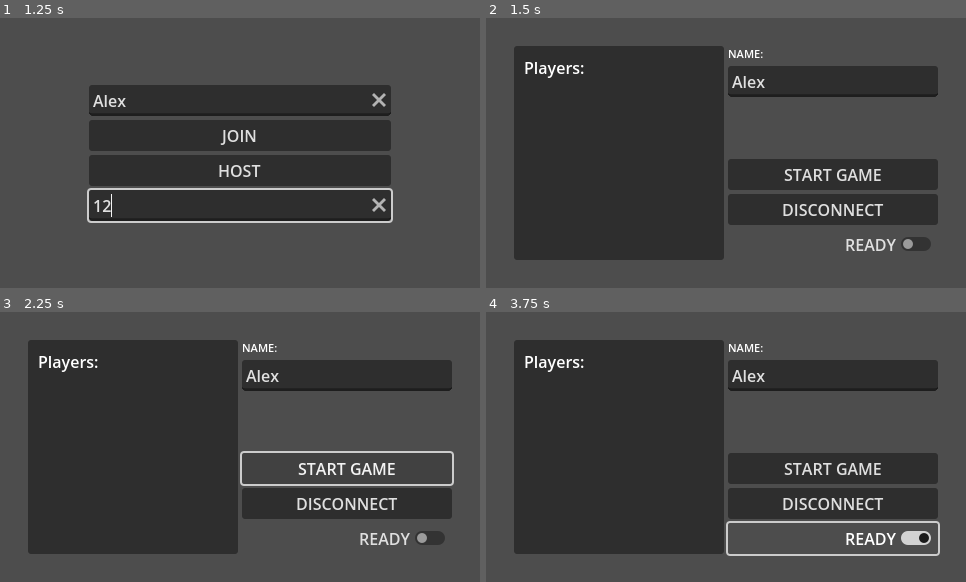
Above: before the commit, frames 1-4 (two rows, left to right).
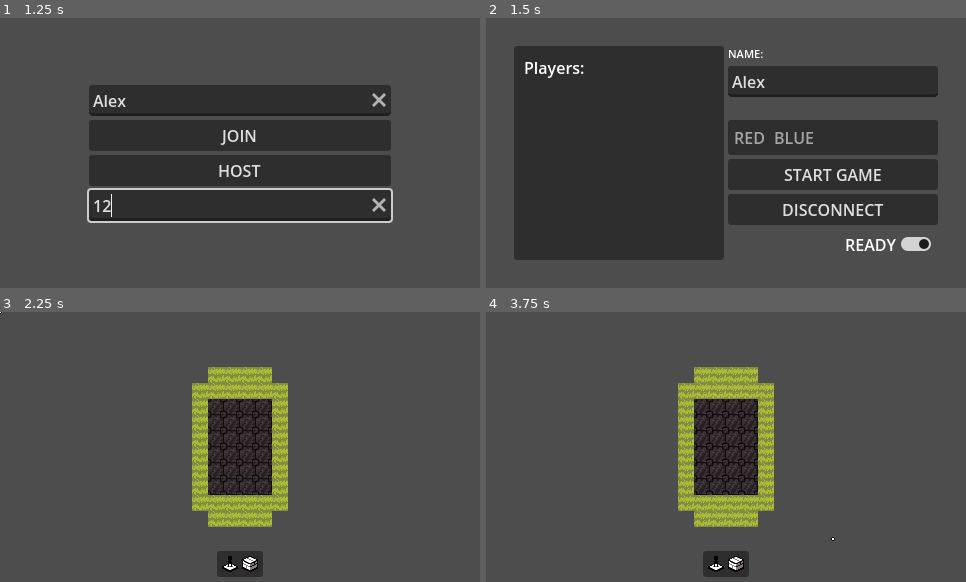
Above: after the commit, the same moments.

Repository: ToxicPoison/tiny-multi
Game: Godot game, scene res://main_menu/main_menu.tscn
Same seed, same stepped clock (60 frames per second), same inputs: the game is played once before the commit and once after it.
Inputs (mouse positions are in pixels of both pictures, inside the frame that each line leads up to):
- Up to frame 1 (1.25 s): click (240, 101) at 0.52 s; type "Alex" at 0.6 s; click (240, 204) at 0.75 s; type "12" at 0.83 s
- Up to frame 2 (1.5 s): click "HOST" at 1.25 s
- Up to frame 3 (2.25 s): click "START GAME" at 2 s
- Up to frame 4 (3.75 s): click (831, 468) at 2.75 s, where only the run before the commit has a clickable "START GAME"; click (831, 538) at 3.5 s, where only the run before the commit has a clickable "READY"

Frame 1 is identical in both runs. In frame 2, 6.0% of the frame differs, in the area x 50-95%, y 37-87%; in frame 3, 49%; in frame 4, 52%, in the area x 5-95%, y 10-99%.

Commit message:
Added multiplayer in the game
And a camera which works independently, and some UI, and a team option, etc etc

Diff:
--- /dev/null
+++ b/game/camera.gd
@@ -0,0 +1,19 @@
+extends Camera2D
+
+enum state {UNCONTROLLED, FOLLOW_PLAYER}
+
+const CAMERA_SPEED := 70.0
+const CAMERA_WIGGLE_ROOM := 1000.0
+
+var camera_target_position := Vector2.ZERO
+var player : Object = null
+var mode := state.FOLLOW_PLAYER
+
+func _process(delta):
+	match mode:
+		state.UNCONTROLLED:
+			pass
+		state.FOLLOW_PLAYER:
+			if player and camera_target_position.distance_squared_to(player.global_position) > CAMERA_WIGGLE_ROOM:
+				camera_target_position = camera_target_position.move_toward(player.global_position, CAMERA_SPEED * delta)
+				global_position = camera_target_position.round()
--- a/game/game.gd
+++ b/game/game.gd
@@ -1,26 +1,39 @@
 extends Node2D
 
-const CAMERA_SPEED := 70.0
-const CAMERA_WIGGLE_ROOM := 1000.0
+var player_scene := preload("res://player/player.tscn")
+@onready var player_root = $Players
+@onready var crosshair = $UILayer/UI/Crosshair
+@onready var camera = $Camera2D
 
-@onready var crosshair = $CanvasLayer/Control/Crosshair
-@onready var camera = $Camera2D
-@onready var player = $Player
-
-var camera_target_position := Vector2.ZERO
 
 func _ready():
+	ServerSingleton.player_loaded.rpc_id(1)
+	if ServerSingleton.is_multiplayer_authority():
+		ServerSingleton.connect("players_loaded_in_new_scene", start_game)
+
 	Input.mouse_mode = Input.MOUSE_MODE_HIDDEN
 
-	await get_tree().create_timer(1).timeout
-	$Player.tilemap = $PlatformBasic
-	print($Player.tilemap)
+
+func start_game():
+	setup.rpc()
+
+@rpc("authority", "call_local", "reliable")
+func setup():
+	spawn_players()
+
+func spawn_players():
+	for player in ServerSingleton.players:
+		var new_player = player_scene.instantiate()
+		new_player.set_name(String.num_int64(player))
+		player_root.add_child(new_player)
+		new_player.set_multiplayer_authority(player)
+		if player == ServerSingleton.get_multiplayer_authority():
+			new_player.position = Vector2(100.0, 0.0)
+			new_player.set_modulate(Color.GREEN_YELLOW)
+			print("ICE CREAM")
+			print(player)
+
 
 func _input(event):
 	if event is InputEventMouseMotion:
 		crosshair.position = event.position
-
-func _process(delta):
-	if camera and player and camera_target_position.distance_squared_to(player.global_position) > CAMERA_WIGGLE_ROOM:
-		camera_target_position = camera_target_position.move_toward(player.global_position, CAMERA_SPEED * delta)
-		camera.global_position = camera_target_position.round()
--- a/game/game.tscn
+++ b/game/game.tscn
@@ -1,22 +1,19 @@
-[gd_scene load_steps=5 format=3 uid="uid://bxji14bicgi2j"]
+[gd_scene load_steps=7 format=3 uid="uid://bxji14bicgi2j"]
 
 [ext_resource type="Script" path="res://game/game.gd" id="1_etppp"]
 [ext_resource type="PackedScene" uid="uid://5ji0dqxf885x" path="res://level/platform_basic.tscn" id="1_xliap"]
-[ext_resource type="PackedScene" uid="uid://bj2ngu58tnci0" path="res://player/player.tscn" id="2_tgm3d"]
 [ext_resource type="Texture2D" uid="uid://ddoc80u0atg32" path="res://player/crosshair.png" id="4_jtugh"]
+[ext_resource type="Texture2D" uid="uid://b37s3u4oxppxo" path="res://game/UI/floor_tile.png" id="4_lsvfk"]
+[ext_resource type="Script" path="res://game/camera.gd" id="5_cjfcu"]
+[ext_resource type="Texture2D" uid="uid://cc1jwqjhxm0j7" path="res://game/UI/wall_tile.png" id="5_to0jh"]
 
 [node name="Game" type="Node2D"]
 texture_filter = 1
 script = ExtResource("1_etppp")
 
-[node name="PlatformBasic" parent="." instance=ExtResource("1_xliap")]
+[node name="UILayer" type="CanvasLayer" parent="."]
 
-[node name="Player" parent="." instance=ExtResource("2_tgm3d")]
-position = Vector2(7, 27)
-
-[node name="CanvasLayer" type="CanvasLayer" parent="."]
-
-[node name="Control" type="Control" parent="CanvasLayer"]
+[node name="UI" type="Control" parent="UILayer"]
 texture_filter = 1
 layout_mode = 3
 anchors_preset = 15
@@ -24,8 +21,57 @@
 anchor_bottom = 1.0
 grow_horizontal = 2
 grow_vertical = 2
+mouse_filter = 2
 
-[node name="Crosshair" type="Sprite2D" parent="CanvasLayer/Control"]
+[node name="MarginContainer" type="MarginContainer" parent="UILayer/UI"]
+layout_mode = 1
+anchors_preset = 15
+anchor_right = 1.0
+anchor_bottom = 1.0
+grow_horizontal = 2
+grow_vertical = 2
+theme_override_constants/margin_left = 5
+theme_override_constants/margin_top = 5
+theme_override_constants/margin_right = 5
+theme_override_constants/margin_bottom = 5
+
+[node name="PanelContainer" type="PanelContainer" parent="UILayer/UI/MarginContainer"]
+layout_mode = 2
+size_flags_horizontal = 4
+size_flags_vertical = 8
+
+[node name="MarginContainer" type="MarginContainer" parent="UILayer/UI/MarginContainer/PanelContainer"]
+layout_mode = 2
+theme_override_constants/margin_left = 5
+theme_override_constants/margin_top = 5
+theme_override_constants/margin_right = 5
+theme_override_constants/margin_bottom = 5
+
+[node name="HBoxContainer" type="HBoxContainer" parent="UILayer/UI/MarginContainer/PanelContainer/MarginContainer"]
+layout_mode = 2
+
+[node name="TextureRect" type="TextureRect" parent="UILayer/UI/MarginContainer/PanelContainer/MarginContainer/HBoxContainer"]
+layout_mode = 2
+size_flags_horizontal = 4
+size_flags_vertical = 4
+mouse_filter = 0
+texture = ExtResource("4_lsvfk")
+
+[node name="TextureRect2" type="TextureRect" parent="UILayer/UI/MarginContainer/PanelContainer/MarginContainer/HBoxContainer"]
+layout_mode = 2
+size_flags_horizontal = 4
+size_flags_vertical = 4
+texture = ExtResource("5_to0jh")
+
+[node name="Crosshair" type="Sprite2D" parent="UILayer/UI"]
 texture = ExtResource("4_jtugh")
 
+[node name="Level" type="Node2D" parent="."]
+
+[node name="PlatformBasic" parent="Level" instance=ExtResource("1_xliap")]
+
+[node name="Players" type="Node2D" parent="."]
+y_sort_enabled = true
+
 [node name="Camera2D" type="Camera2D" parent="."]
+script = ExtResource("5_cjfcu")
--- a/lobby/lobby.gd
+++ b/lobby/lobby.gd
@@ -8,14 +8,14 @@
 	ServerSingleton.connect("player_connected", _on_player_connected)
 	ServerSingleton.connect("player_disconnected", _on_player_disconnected)
 	for p in ServerSingleton.players:
-		ready_status[p] = false
+		ready_status[p] = true
 		print(ready_status)
 	ready_status_updated.emit()
 	if is_multiplayer_authority():
 		pass
 
 func _on_player_connected(id, _info):
-	ready_status[id] = false
+	ready_status[id] = true
 	ready_status_updated.emit()
 
 func _on_player_disconnected(id):
@@ -33,3 +33,7 @@
 
 func _on_disconnect_button_pressed():
 	ServerSingleton.leave_game(0)
+
+
+func _on_start_button_pressed():
+	ServerSingleton.load_scene.rpc("res://game/game.tscn")
--- a/lobby/lobby.tscn
+++ b/lobby/lobby.tscn
@@ -75,6 +75,17 @@
 size_flags_vertical = 3
 alignment = 2
 
+[node name="ItemList" type="ItemList" parent="MarginContainer/HBoxContainer/MarginContainer2/VBoxContainer/VBoxContainer2"]
+layout_mode = 2
+allow_search = false
+auto_height = true
+item_count = 2
+max_columns = 10
+same_column_width = true
+fixed_column_width = 36
+item_0/text = "RED"
+item_1/text = "BLUE"
+
 [node name="StartButton" type="Button" parent="MarginContainer/HBoxContainer/MarginContainer2/VBoxContainer/VBoxContainer2"]
 layout_mode = 2
 text = "START GAME"
@@ -86,9 +97,11 @@
 
 [node name="ReadyButton" type="CheckButton" parent="MarginContainer/HBoxContainer/MarginContainer2/VBoxContainer/VBoxContainer2"]
 layout_mode = 2
+button_pressed = true
 text = "READY"
 alignment = 2
 
 [connection signal="ready_status_updated" from="." to="MarginContainer/HBoxContainer/MarginContainer/Panel/PlayerList" method="_on_lobby_ready_status_updated"]
+[connection signal="pressed" from="MarginContainer/HBoxContainer/MarginContainer2/VBoxContainer/VBoxContainer2/StartButton" to="." method="_on_start_button_pressed"]
 [connection signal="pressed" from="MarginContainer/HBoxContainer/MarginContainer2/VBoxContainer/VBoxContainer2/DisconnectButton" to="." method="_on_disconnect_button_pressed"]
 [connection signal="toggled" from="MarginContainer/HBoxContainer/MarginContainer2/VBoxContainer/VBoxContainer2/ReadyButton" to="." method="_on_ready_button_toggled"]
--- a/player/player.gd
+++ b/player/player.gd
@@ -11,9 +11,30 @@
 
 @onready var sprite = $Body
 
+
+#add rpc
+@rpc("any_peer", "call_local", "reliable")
+func shoot(direction : Vector2):
+	print("bang")
+
+
+@rpc("any_peer", "call_local", "reliable")
+func build(location : Vector2):
+	print("plop")
+
+
+func _unhandled_input(event):
+	if not is_multiplayer_authority(): return
+
+	if event.is_action_pressed("shoot"):
+		shoot.rpc(Vector2.ZERO) #add rpc
+	if event.is_action_pressed("build"):
+		build.rpc(Vector2.ZERO) #add rpc
+
+
 func _physics_process(delta):
-	# Get the input direction and handle the movement/deceleration.
-	# As good practice, you should replace UI actions with custom gameplay actions.
+	if not is_multiplayer_authority(): return
+
 	var direction = Input.get_vector("left", "right", "up", "down")
 	velocity = velocity.lerp(direction * SPEED, FRICTION_FACTOR)
 
--- a/player/player.tscn
+++ b/player/player.tscn
@@ -6,8 +6,14 @@
 [sub_resource type="CircleShape2D" id="CircleShape2D_pj1gq"]
 radius = 5.0
 
+[sub_resource type="SceneReplicationConfig" id="SceneReplicationConfig_m3aa2"]
+properties/0/path = NodePath(".:position")
+properties/0/spawn = true
+properties/0/replication_mode = 2
+
 [node name="Player" type="CharacterBody2D"]
 texture_filter = 1
+collision_layer = 2
 script = ExtResource("1_nigqe")
 
 [node name="CollisionShape2D" type="CollisionShape2D" parent="."]
@@ -21,8 +27,12 @@
 region_rect = Rect2(0, 0, 16, 16)
 
 [node name="Label" type="Label" parent="."]
+visible = false
 offset_left = -20.0
 offset_top = -40.0
 offset_right = 20.0
 offset_bottom = -17.0
 text = "CELL"
+
+[node name="MultiplayerSynchronizer" type="MultiplayerSynchronizer" parent="."]
+replication_config = SubResource("SceneReplicationConfig_m3aa2")
--- a/project.godot
+++ b/project.godot
@@ -48,6 +48,26 @@
 "events": [Object(InputEventKey,"resource_local_to_scene":false,"resource_name":"","device":-1,"window_id":0,"alt_pressed":false,"shift_pressed":false,"ctrl_pressed":false,"meta_pressed":false,"pressed":false,"keycode":0,"physical_keycode":68,"key_label":0,"unicode":100,"echo":false,"script":null)
 ]
 }
+shoot={
+"deadzone": 0.5,
+"events": [Object(InputEventMouseButton,"resource_local_to_scene":false,"resource_name":"","device":-1,"window_id":0,"alt_pressed":false,"shift_pressed":false,"ctrl_pressed":false,"meta_pressed":false,"button_mask":1,"position":Vector2(215, 7),"global_position":Vector2(219, 48),"factor":1.0,"button_index":1,"canceled":false,"pressed":true,"double_click":false,"script":null)
+]
+}
+build={
+"deadzone": 0.5,
+"events": [Object(InputEventMouseButton,"resource_local_to_scene":false,"resource_name":"","device":-1,"window_id":0,"alt_pressed":false,"shift_pressed":false,"ctrl_pressed":false,"meta_pressed":false,"button_mask":2,"position":Vector2(121, 24),"global_position":Vector2(125, 65),"factor":1.0,"button_index":2,"canceled":false,"pressed":true,"double_click":false,"script":null)
+]
+}
+changeItemDown={
+"deadzone": 0.5,
+"events": [Object(InputEventMouseButton,"resource_local_to_scene":false,"resource_name":"","device":-1,"window_id":0,"alt_pressed":false,"shift_pressed":false,"ctrl_pressed":false,"meta_pressed":false,"button_mask":16,"position":Vector2(176, 14),"global_position":Vector2(180, 55),"factor":1.0,"button_index":5,"canceled":false,"pressed":true,"double_click":false,"script":null)
+]
+}
+changeItemUp={
+"deadzone": 0.5,
+"events": [Object(InputEventMouseButton,"resource_local_to_scene":false,"resource_name":"","device":-1,"window_id":0,"alt_pressed":false,"shift_pressed":false,"ctrl_pressed":false,"meta_pressed":false,"button_mask":8,"position":Vector2(103, 8),"global_position":Vector2(107, 49),"factor":1.0,"button_index":4,"canceled":false,"pressed":true,"double_click":false,"script":null)
+]
+}
 
 [rendering]
 
--- a/server_singleton.gd
+++ b/server_singleton.gd
@@ -15,7 +15,7 @@
 #info for each player (keys are player IDs)
 var players = {}
 #local player info
-var player_info = {"name":"Name"}
+var player_info = {"name":"Name", "team":0}
 var players_loaded := 0
 var kick_reason : String = ""
 var kick_reasons = ["Peacefully disconnected from server", "Server has been stopped", "Kicked from server by authority"]
@@ -49,7 +49,7 @@
 func remove_multiplayer_peer():
 	multiplayer.multiplayer_peer = null
 
-#server_singleton.load_scene.rpc(filepath) to change scene
+#ServerSingleton.load_scene.rpc(filepath) to change scene
 @rpc("call_local", "reliable")
 func load_scene(scene_path):
 	get_tree().change_scene_to_file(scene_path)
Binary file added: game/UI/floor_tile.png
Not shown, added: game/UI/floor_tile.png.import
Binary file added: game/UI/wall_tile.png
Not shown, added: game/UI/wall_tile.png.import
Binary file changed: player/body.png
Not shown: 1 places in player/player.tscn that only renumber resources
